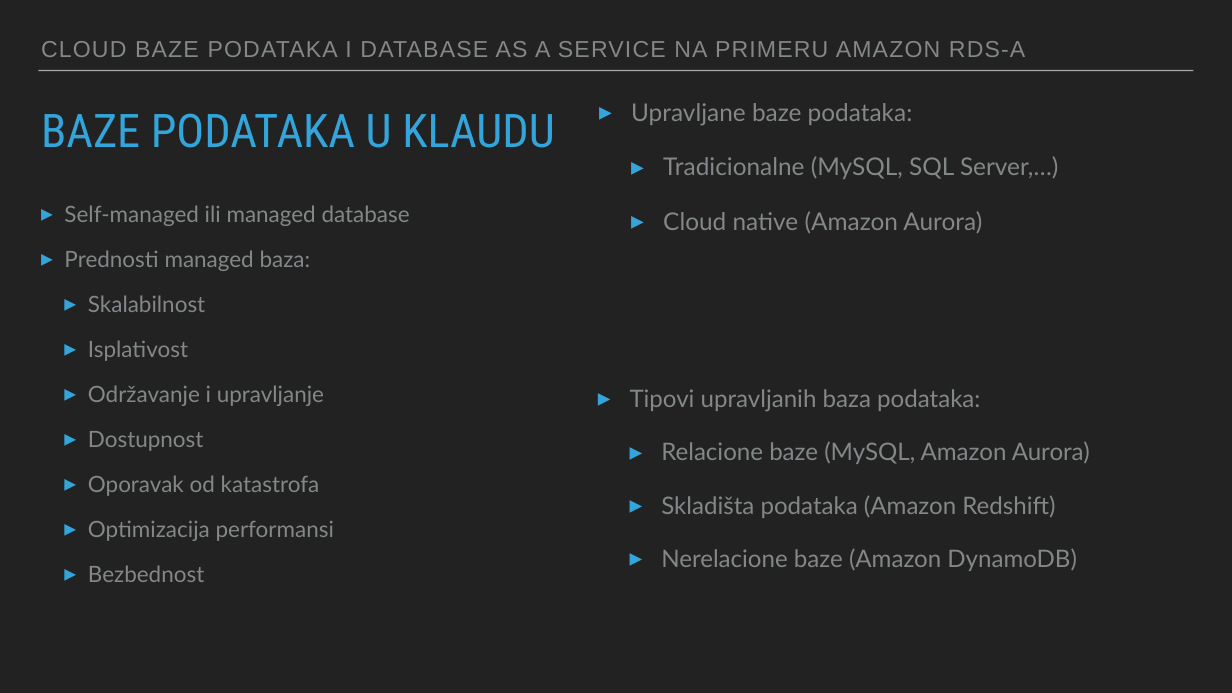
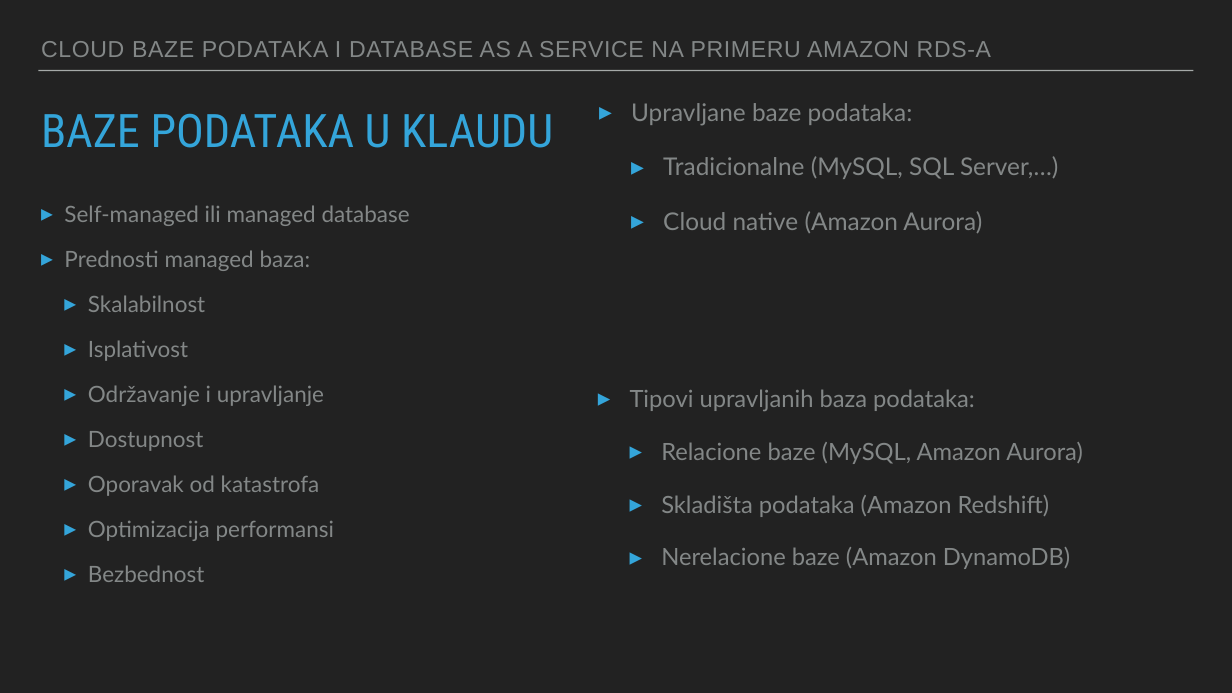
Before and after one commit to svetlanamancic/Amazon-RDS---Cloud-Databases-And-Database-as-a-Service-, a slide deck: slide 3 of Cloud baze podataka i database as a service na primeru Amazon RDS-a.pptx. Drawn at 1232x693 pixels with LibreOffice and Linux fonts; fonts in the diff are those of the drawing. Boxes give left, top, right and bottom in pixels: in the first picture for what was removed or moved away, otherwise in the second. Text is boxed around its words. In the diff, an @@ line names an element or a change of style, - is before the commit and + after.

```diff
--- a/Cloud baze podataka i database as a service na primeru Amazon RDS-a.pptx
+++ b/Cloud baze podataka i database as a service na primeru Amazon RDS-a.pptx
@@ text "CLOUD BAZE PODATAKA I DATABASE ..." at box(41, 41, 991, 57): letter spacing 1.8 to 1 pt @@
@@ title "BAZE PODATAKA U KLAUDU" at box(41, 113, 553, 148): size 72.2 to 72 pt @@
@@ text "Tipovi upravljanih baza podataka:" at box(630, 389, 1083, 569): size 37.6 to 37 pt @@
```
Also in this commit, not shown: 15 other slides changed, 2 other files.
